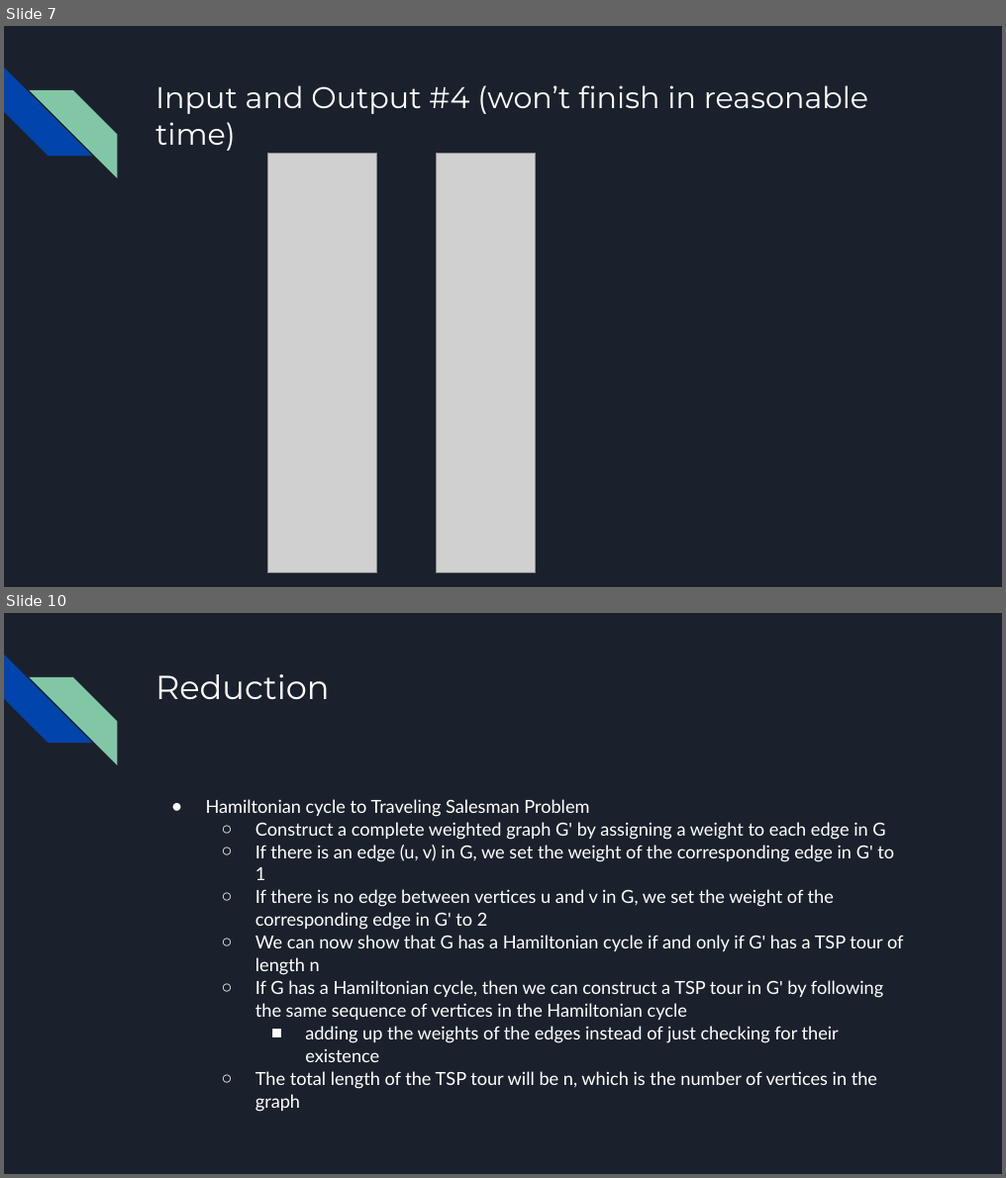
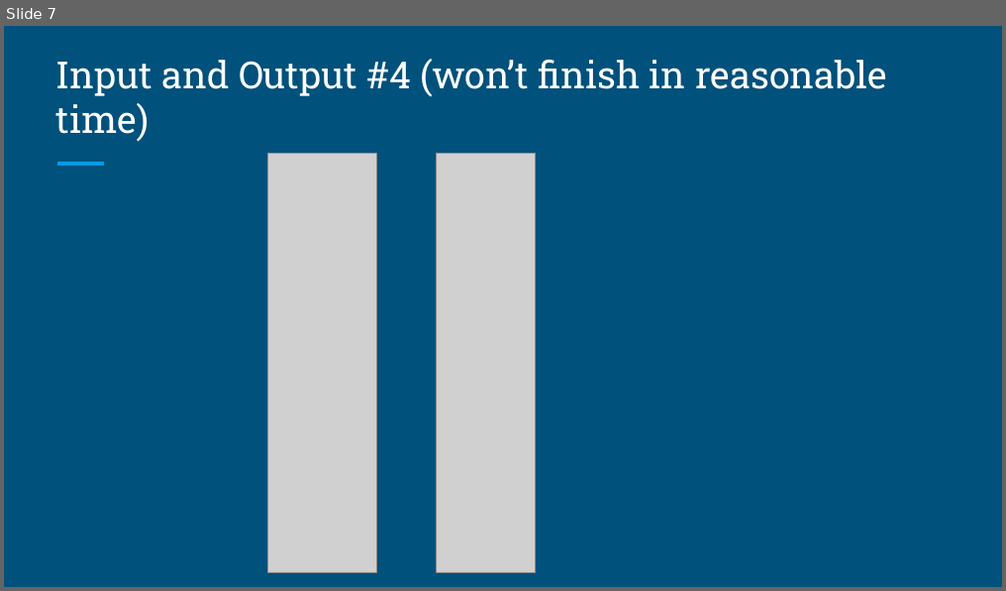
Before and after one commit to yehunj/np-project, a slide deck: presentations/Problem Presentation.pptx. Shown one above the other, each under a label of ours: slides 7 and 10 before the commit, slide 7 after it; the slides between them are not shown. The pictures are 1006x1178 and 1006x591 pixels, drawn with LibreOffice and Linux fonts; fonts in the diff are those of the drawing; grey boxes stand for pictures. Boxes give left, top, right and bottom in pixels: in the first picture for what was removed or moved away, otherwise in the second. Text is boxed around its words. In the diff, an @@ line names an element or a change of style, - is before the commit and + after.

```diff
--- a/presentations/Problem Presentation.pptx
+++ b/presentations/Problem Presentation.pptx
@@ slide 10 removed at (4,613,1002,1174), background #1B212C; not listed: 2 template elements that a slide beside it also shows @@
@@ title removed at (155,674,330,699) @@
-Reduction
@@ text removed at (206,799,903,1112) @@
-● Hamiltonian cycle to Traveling Salesman Problem
-  ○ Construct a complete weighted graph G' by assigning a weight to each edge in G
-  ○ If there is an edge (u, v) in G, we set the weight of the corresponding edge in G' to 1
-  ○ If there is no edge between vertices u and v in G, we set the weight of the corresponding edge in G' to 2
-  ○ We can now show that G has a Hamiltonian cycle if and only if G' has a TSP tour of length n
-  ○ If G has a Hamiltonian cycle, then we can construct a TSP tour in G' by following the same sequence of vertices in the Hamiltonian cycle
-    ■ adding up the weights of the edges instead of just checking for their existence
-  ○ The total length of the TSP tour will be n, which is the number of vertices in the graph
@@ slide 7 changed as well @@
@@ background #1B212C to #00517C @@
@@ diag stripe removed at (4,68,92,156) @@
@@ title "Input and Output #4 (won’t ...": place and size @@
-title "Input and Output #4 (won’t ..." at (155,85,868,151)
+title "Input and Output #4 (won’t ..." at (56,59,887,142)
@@ title "Input and Output #4 (won’t ..." at (56,59,887,142): size 21.6 to 27 pt, font Montserrat to Roboto Slab; vertical alignment top to bottom @@
@@ diag stripe removed at (29,90,117,177) @@
@@ line added from (57, 164) to (104, 164), #039BE5 3 pt @@
```
Also in this commit, not shown: 10 other slides changed, 10 slides added, 1 other slide removed, 2 other files.
